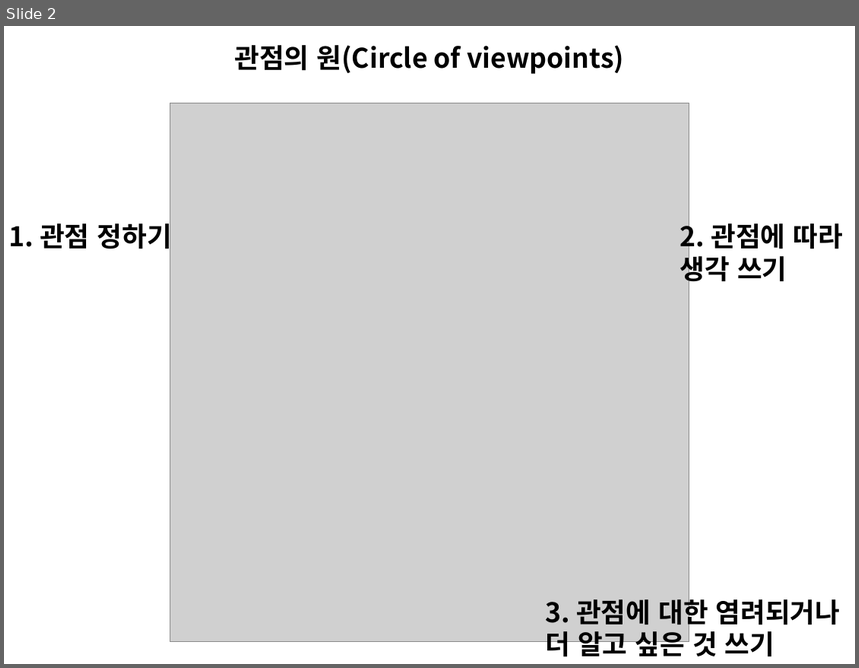
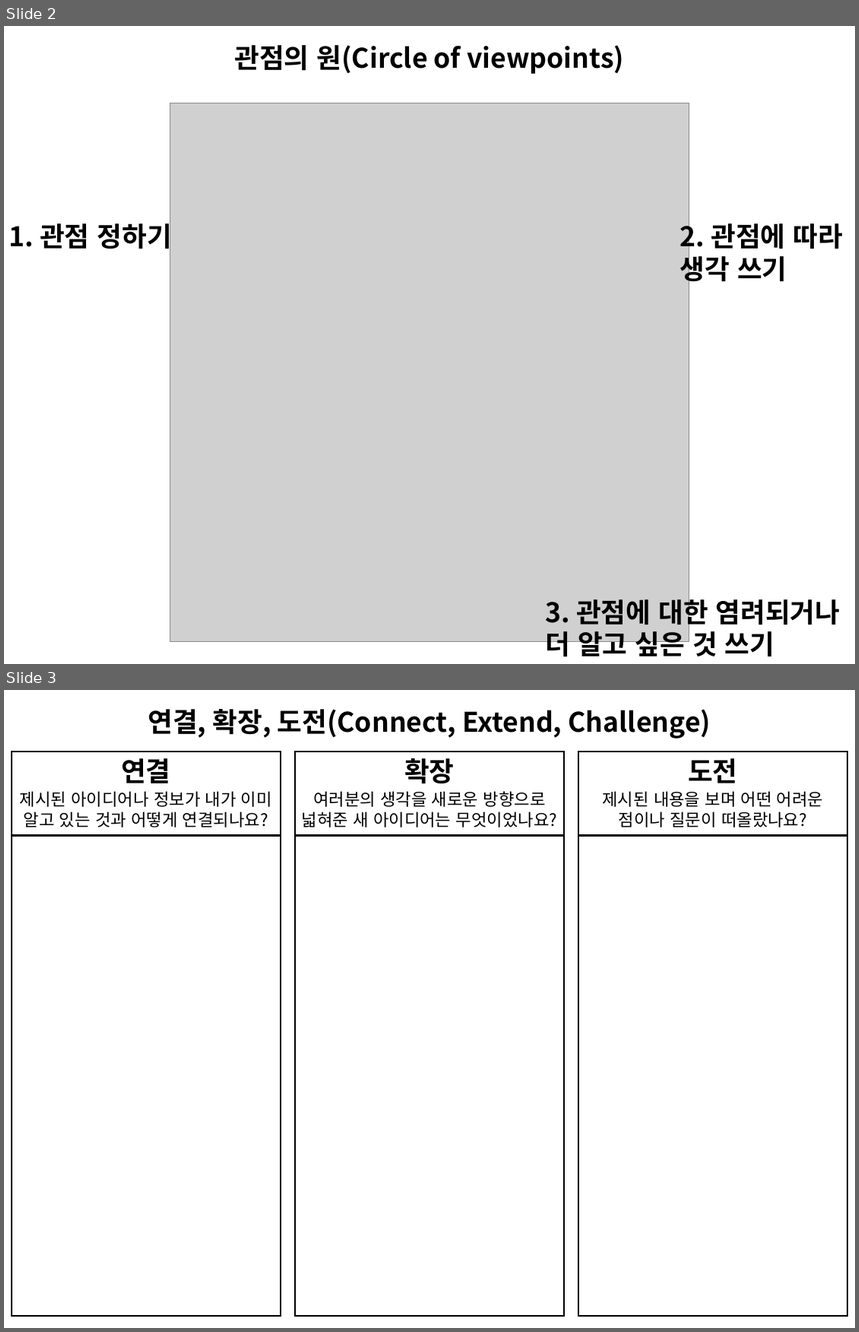
Before and after one commit to qo1598/thinking_routines, a slide deck: 사고루틴 템플릿.pptx. Shown one above the other, each under a label of ours: slide 2 before the commit, slides 2 and 3 after it. The pictures are 859x668 and 859x1332 pixels, drawn with LibreOffice and Linux fonts; fonts in the diff are those of the drawing; grey boxes stand for pictures. Boxes give left, top, right and bottom in pixels: in the first picture for what was removed or moved away, otherwise in the second. Text is boxed around its words. In the diff, an @@ line names an element or a change of style, - is before the commit and + after.

```diff
--- a/사고루틴 템플릿.pptx
+++ b/사고루틴 템플릿.pptx
@@ slide 3 added at (x1=4, y1=690, x2=855, y2=1328), background #FFFFFF @@
@@ text added at (x1=148, y1=709, x2=712, y2=739), 32 pt, text #000000, bold @@
+연결, 확장, 도전(Connect, Extend, Challenge)
@@ rectangle added at (x1=12, y1=752, x2=281, y2=836), outline #000000 2.25 pt @@
@@ rectangle added at (x1=295, y1=752, x2=565, y2=836), outline #000000 2.25 pt @@
@@ rectangle added at (x1=579, y1=752, x2=848, y2=836), outline #000000 2.25 pt @@
@@ text added at (x1=121, y1=758, x2=170, y2=783), 32 pt, text #000000, bold @@
+연결
@@ text added at (x1=405, y1=758, x2=454, y2=783), 32 pt, text #000000, bold @@
+확장
@@ text added at (x1=688, y1=758, x2=737, y2=783), 32 pt, text #000000, bold @@
+도전
@@ text added at (x1=20, y1=791, x2=272, y2=828), 20 pt, text #000000 @@
+제시된 아이디어나 정보가 내가 이미 알고 있는 것과 어떻게 연결되나요?
@@ text added at (x1=302, y1=791, x2=558, y2=828), 20 pt, text #000000 @@
+여러분의 생각을 새로운 방향으로 넓혀준 새 아이디어는 무엇이었나요?
@@ text added at (x1=602, y1=791, x2=823, y2=828), 20 pt, text #000000 @@
+제시된 내용을 보며 어떤 어려운 점이나 질문이 떠올랐나요?
@@ rectangle added at (x1=12, y1=836, x2=281, y2=1316), outline #000000 2.25 pt @@
@@ rectangle added at (x1=295, y1=836, x2=565, y2=1316), outline #000000 2.25 pt @@
@@ rectangle added at (x1=579, y1=836, x2=848, y2=1316), outline #000000 2.25 pt @@
```
Also in this commit, not shown: 1 other slide added, 1 other file.
